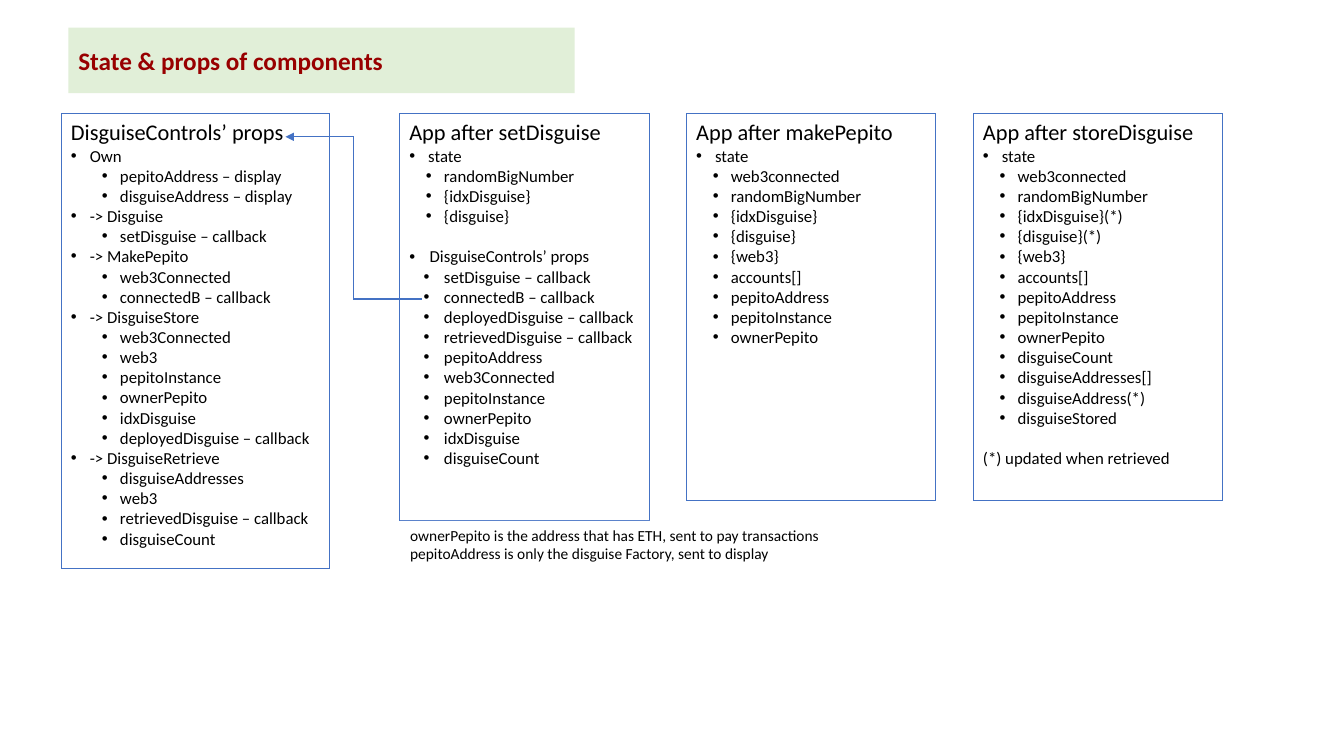
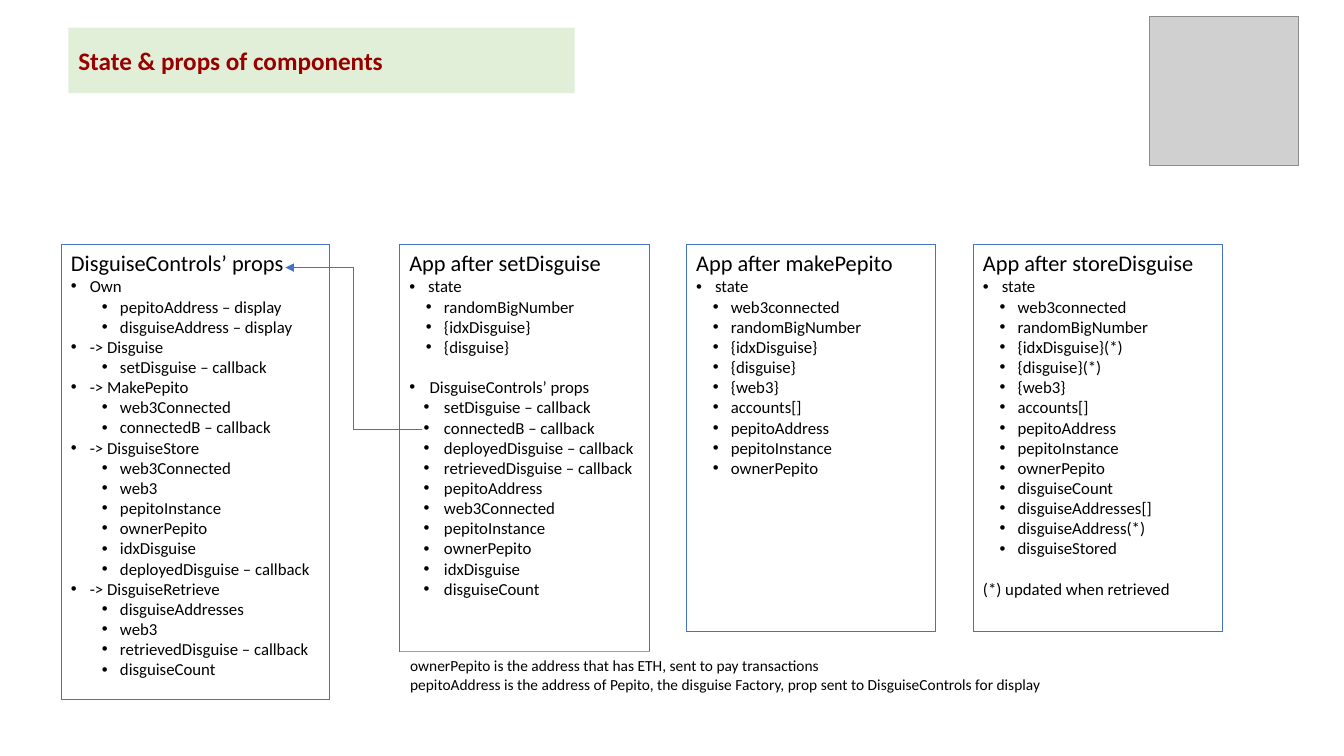
Before and after one commit to kvutien/Project-Machu-Picchu-2020, a slide deck: slide 7 of Pepito/Final Project Design.pptx. Drawn at 1344x756 pixels with LibreOffice and Linux fonts; fonts in the diff are those of the drawing; grey boxes stand for pictures. Boxes give left, top, right and bottom in pixels: in the first picture for what was removed or moved away, otherwise in the second. Text is boxed around its words. In the diff, an @@ line names an element or a change of style, - is before the commit and + after.

```diff
--- a/Pepito/Final Project Design.pptx
+++ b/Pepito/Final Project Design.pptx
@@ picture added at box(1149, 16, 1300, 166) @@
@@ 4 rectangles, 1 elbow arrow: place and size @@
-4 rectangles, 1 elbow arrow at box(62, 114, 1223, 569)
+4 rectangles, 1 elbow arrow at box(62, 244, 1223, 699)
@@ text "ownerPepito is the address that ...": place and size @@
-text "ownerPepito is the address that ..." at box(410, 530, 819, 562)
+text "ownerPepito is the address that ..." at box(410, 660, 1040, 693)
@@ text at box(410, 679, 1040, 693): text changed @@
-pepitoAddress is only the disguise Factory, sent to display
+pepitoAddress is the address of Pepito, the disguise Factory, prop sent to DisguiseControls for display
```
Also in this commit, not shown: 7 other slides changed, 1 slide added, 8 other files.
